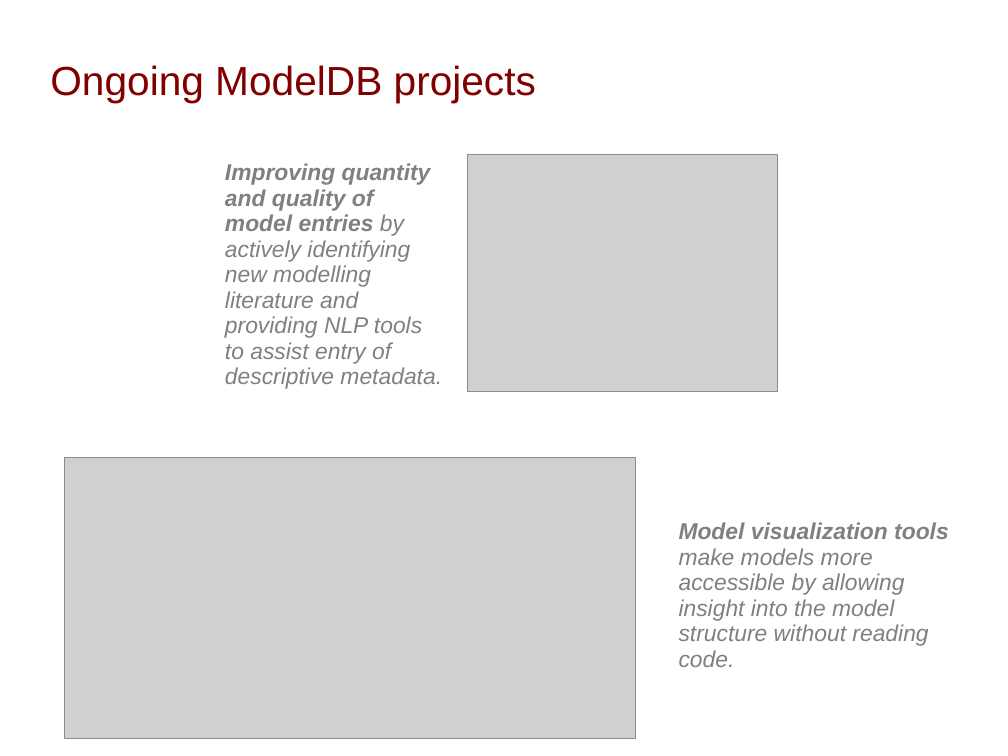
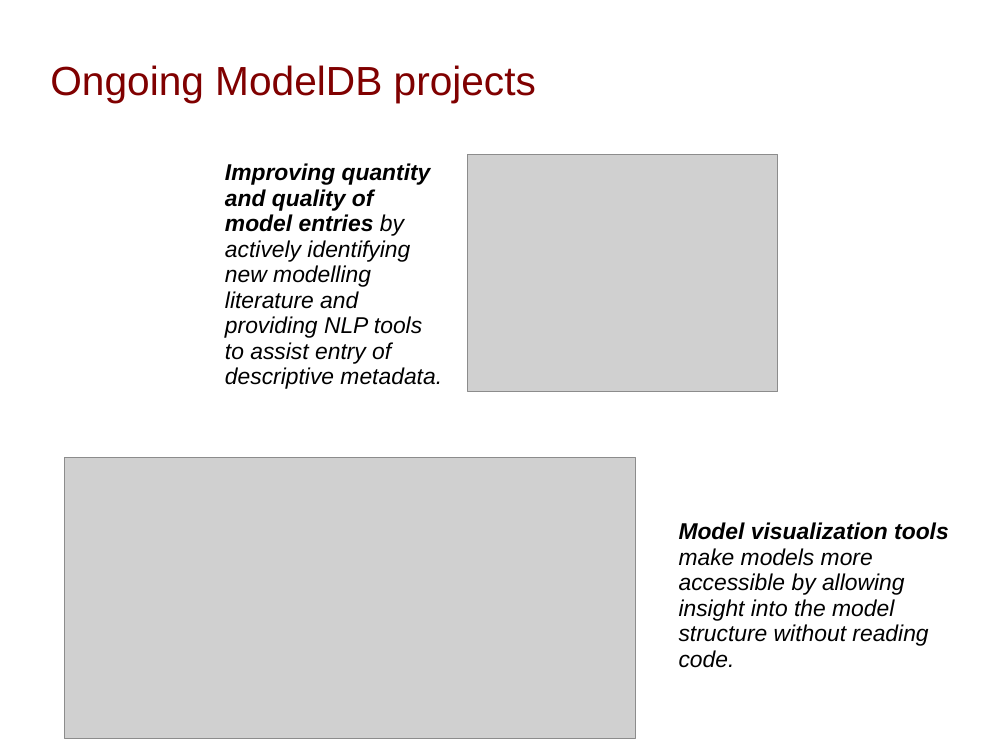
Before and after one commit to NeuralEnsemble/NeuroinformaticsTutorial, a slide deck: slide 3 of Part_1_Resources_for_computational_modellers/5_Model_sharing/ModelDB.pptx. Drawn at 1008x756 pixels with LibreOffice and Linux fonts; fonts in the diff are those of the drawing; grey boxes stand for pictures. Boxes give left, top, right and bottom in pixels: in the first picture for what was removed or moved away, otherwise in the second. Text is boxed around its words. In the diff, an @@ line names an element or a change of style, - is before the commit and + after.

Commit message:
Improved readability of ModelDB slides

```diff
--- a/Part_1_Resources_for_computational_modellers/5_Model_sharing/ModelDB.pptx
+++ b/Part_1_Resources_for_computational_modellers/5_Model_sharing/ModelDB.pptx
@@ text "Improving quantity and quality of ..." at (225,163,442,389): text colour #808080 to #000000 @@
@@ text "Model visualization tools make models ..." at (679,522,949,668): text colour #808080 to #000000 @@
```
Also in this commit, not shown: 2 other slides changed.
